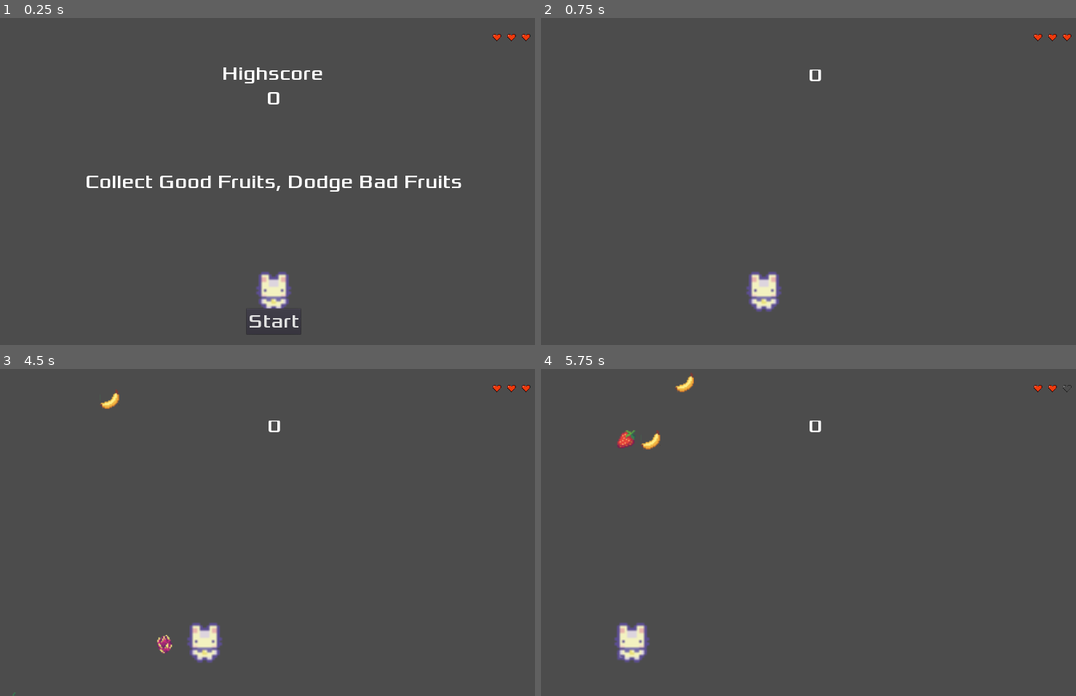
Above: before the commit, frames 1-4 (two rows, left to right).
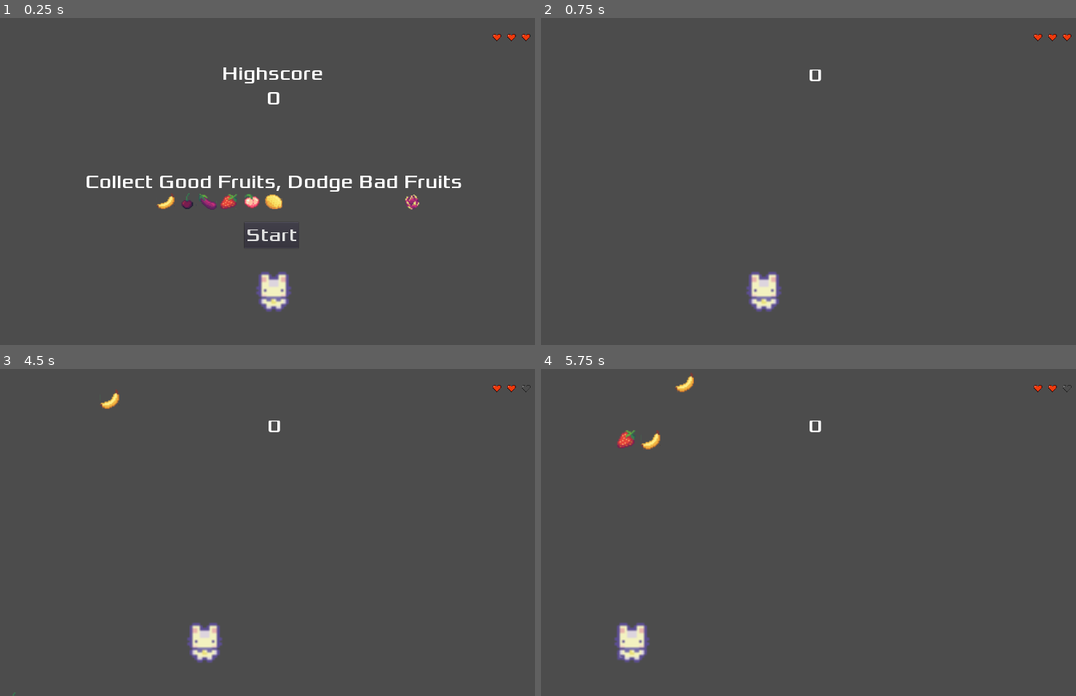
Above: after the commit, the same moments.

Repository: ColinKYuen/BQ-Game-Jam
Game: Godot game, scene res://Scenes/Main.tscn
Same seed, same stepped clock (60 frames per second), same inputs: the game is played once before the commit and once after it.
Inputs:
- Up to frame 1 (0.25 s): no input
- Up to frame 2 (0.75 s): click "Start" at 0.5 s
- Up to frame 3 (4.5 s): tap Enter at 1.25 s; hold D (move_right) 1.28-2.03 s; hold Left (move_left) 2.03-2.78 s; hold D (move_right) 2.78-4.28 s; hold Left (move_left) from 4.28 s (still down)
- Up to frame 4 (5.75 s): keep holding Left (move_left)

The runs differ from the first frame. In frame 1, 1.0% of the frame differs, in the area x 29-79%, y 53-97%; in frame 2, nothing differs; in frame 3, 0.1%; in frame 4, nothing differs.

Commit message:
show fruits on title screen (#19)

Diff:
--- a/Scenes/BadFruit.tscn
+++ b/Scenes/BadFruit.tscn
@@ -4,7 +4,7 @@
 [ext_resource path="res://art/Fruit+.png" type="Texture" id=2]
 
 [sub_resource type="RectangleShape2D" id=1]
-extents = Vector2( 6, 24 )
+extents = Vector2( 30.5, 29.5 )
 
 [node name="BadFruit" type="Area2D"]
 scale = Vector2( 4, 1 )
--- a/Scenes/HUD.tscn
+++ b/Scenes/HUD.tscn
@@ -1,8 +1,9 @@
-[gd_scene load_steps=9 format=2]
+[gd_scene load_steps=10 format=2]
 
 [ext_resource path="res://fonts/Xolonium-Regular.ttf" type="DynamicFontData" id=1]
 [ext_resource path="res://Scripts/HUD.gd" type="Script" id=2]
 [ext_resource path="res://art/Pixel Heart Sprite Sheet 32x32.png" type="Texture" id=3]
+[ext_resource path="res://art/Fruit+.png" type="Texture" id=4]
 
 [sub_resource type="DynamicFont" id=1]
 size = 64
@@ -40,7 +41,7 @@
 [sub_resource type="SpriteFrames" id=4]
 animations = [ {
 "frames": [ SubResource( 2 ), SubResource( 3 ) ],
-"loop": true,
+"loop": false,
 "name": "get_hit",
 "speed": 5.0
 } ]
@@ -49,14 +50,14 @@
 script = ExtResource( 2 )
 
 [node name="StartButton" type="Button" parent="."]
-anchor_left = 0.5
-anchor_top = 1.0
-anchor_right = 0.5
-anchor_bottom = 1.0
-margin_left = -90.0
-margin_top = -120.0
-margin_right = 90.0
-margin_bottom = -100.0
+anchor_left = 0.496
+anchor_top = 0.703
+anchor_right = 0.496
+anchor_bottom = 0.703
+margin_left = -89.3201
+margin_top = -84.24
+margin_right = 90.6799
+margin_bottom = -0.23999
 custom_fonts/font = SubResource( 1 )
 text = "Start"
 
@@ -115,5 +116,63 @@
 frames = SubResource( 4 )
 animation = "get_hit"
 
+[node name="Fruits" type="Sprite" parent="."]
+
+[node name="Banana" type="Sprite" parent="Fruits"]
+position = Vector2( 603, 605 )
+scale = Vector2( 3.75, 3.25 )
+texture = ExtResource( 4 )
+hframes = 38
+vframes = 6
+frame = 7
+
+[node name="Cherry" type="Sprite" parent="Fruits"]
+position = Vector2( 675, 605 )
+scale = Vector2( 3.75, 3.25 )
+texture = ExtResource( 4 )
+hframes = 38
+vframes = 6
+frame = 15
+
+[node name="Eggplant" type="Sprite" parent="Fruits"]
+position = Vector2( 742, 607 )
+scale = Vector2( 3.75, 3.25 )
+texture = ExtResource( 4 )
+hframes = 38
+vframes = 6
+frame = 25
+
+[node name="Lemon" type="Sprite" parent="Fruits"]
+position = Vector2( 958, 606 )
+scale = Vector2( 3.75, 3.25 )
+texture = ExtResource( 4 )
+hframes = 38
+vframes = 6
+frame = 18
+
+[node name="Peach" type="Sprite" parent="Fruits"]
+position = Vector2( 887, 606 )
+scale = Vector2( 3.75, 3.25 )
+texture = ExtResource( 4 )
+hframes = 38
+vframes = 6
+frame = 12
+
+[node name="DragonFruit" type="Sprite" parent="Fruits"]
+position = Vector2( 1417, 609 )
+scale = Vector2( 3.75, 3.25 )
+texture = ExtResource( 4 )
+hframes = 38
+vframes = 6
+frame = 21
+
+[node name="Strawberry" type="Sprite" parent="Fruits"]
+position = Vector2( 811, 605 )
+scale = Vector2( 3.75, 3.25 )
+texture = ExtResource( 4 )
+hframes = 38
+vframes = 6
+frame = 27
+
 [connection signal="pressed" from="StartButton" to="." method="_on_StartButton_pressed"]
 [connection signal="timeout" from="MessageTimer" to="." method="_on_MessageTimer_timeout"]
--- a/Scripts/HUD.gd
+++ b/Scripts/HUD.gd
@@ -4,15 +4,14 @@
 signal end_game
 
 var highscore:int = 0
-var score:int = 0;
-var lives:int = 3;
+var score:int = 0
+var lives:int = 3
 
 # Called when the node enters the scene tree for the first time.
 func _ready():
 	load_highscore()
 	$Highscore.text = ("Highscore\n" + str(highscore))
 	connect("end_game", get_parent(), "game_over")
-	pass
 
 func save_highscore():
 	var file = File.new()
@@ -51,6 +50,7 @@
 	$Message.hide()
 	$Highscore.hide()
 	$Score.show()
+	$Fruits.hide()
 	emit_signal("start_game")
 
 func _on_MessageTimer_timeout():
